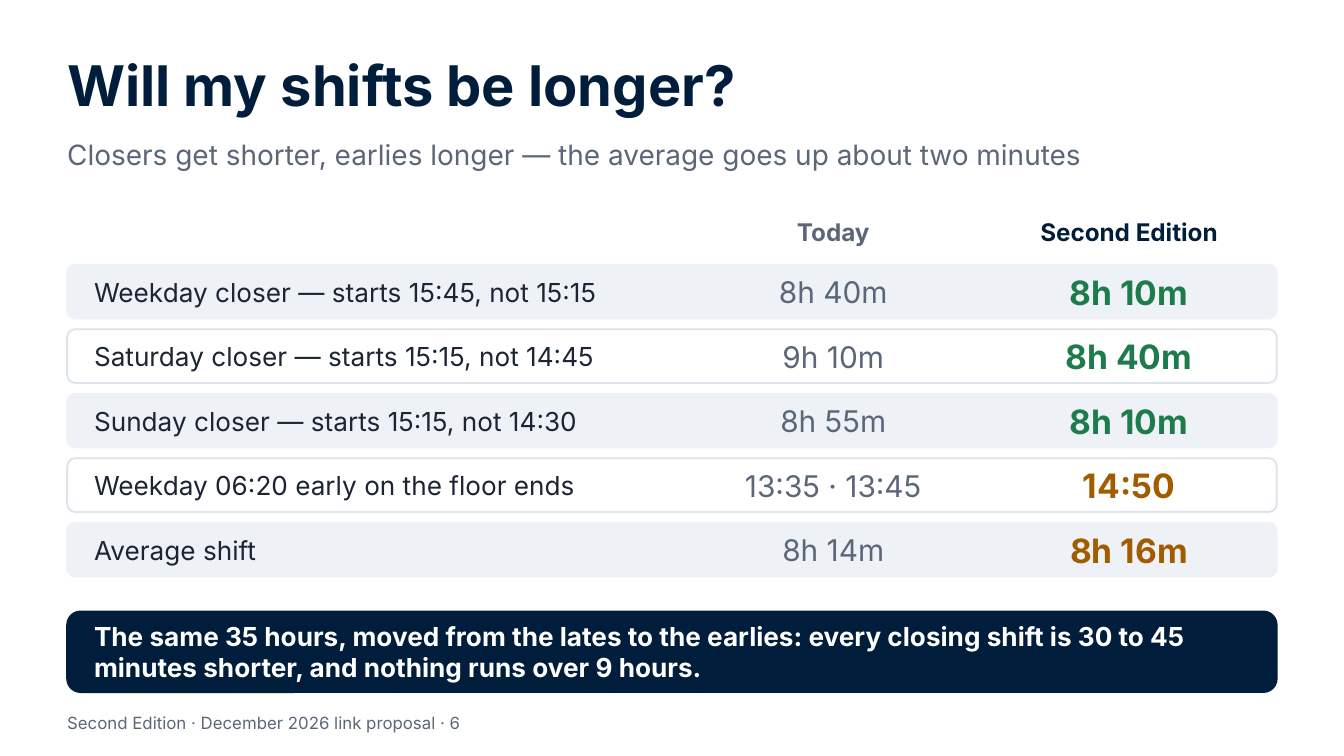
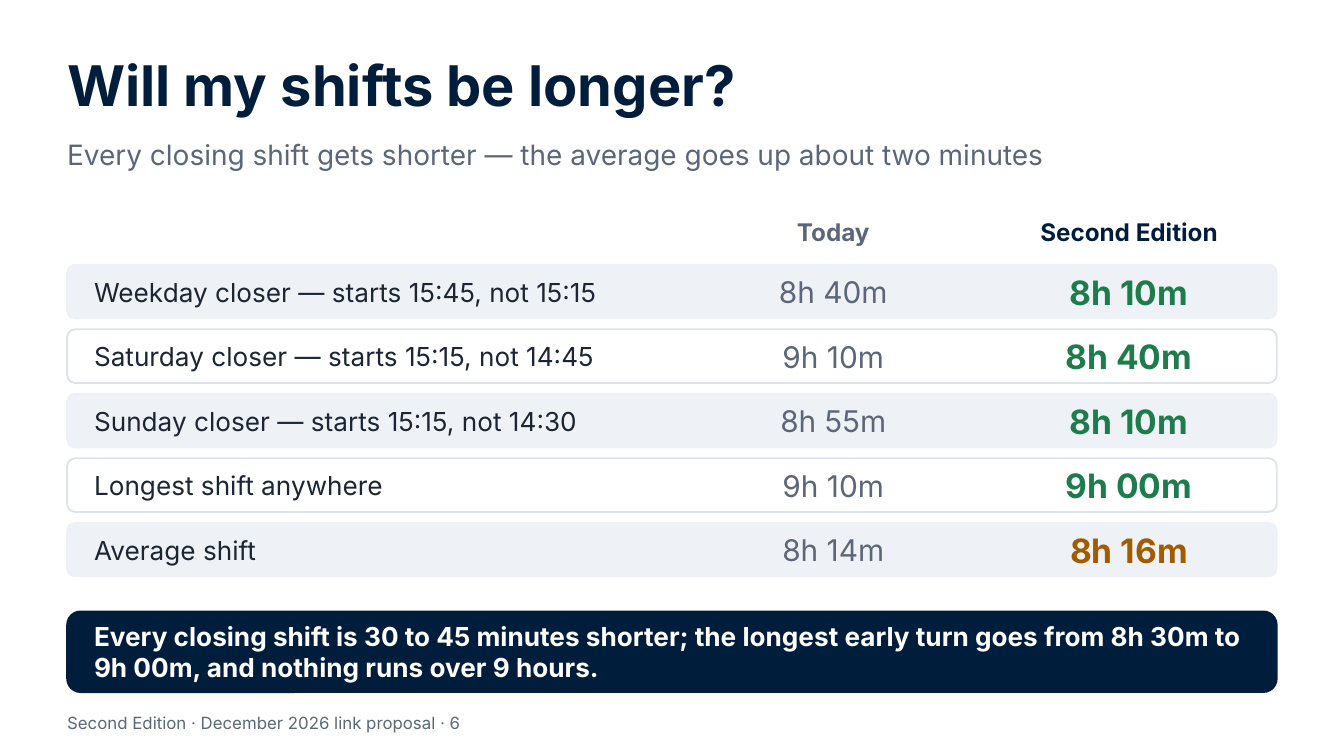
Before and after one commit to Garethdavidmiller/roster-app, a slide deck: slide 6 of docs/links-26/presentations/Second-Edition-for-colleagues.pptx. Drawn at 1344x756 pixels with LibreOffice and Linux fonts; fonts in the diff are those of the drawing. Boxes give left, top, right and bottom in pixels: in the first picture for what was removed or moved away, otherwise in the second. Text is boxed around its words. In the diff, an @@ line names an element or a change of style, - is before the commit and + after.

```diff
--- a/docs/links-26/presentations/Second-Edition-for-colleagues.pptx
+++ b/docs/links-26/presentations/Second-Edition-for-colleagues.pptx
@@ text at box(67, 143, 1043, 171): text changed @@
-Closers get shorter, earlies longer — the average goes up about two minutes
+Every closing shift gets shorter — the average goes up about two minutes
@@ text at box(94, 475, 382, 501): text changed @@
-Weekday 06:20 early on the floor ends
+Longest shift anywhere
@@ text at box(782, 475, 884, 498): text changed @@
-13:35 · 13:45
+9h 10m
@@ text at box(1066, 473, 1192, 499): text changed; text colour #A15C00 to #1E7B4B @@
-14:50
+9h 00m
@@ text at box(94, 626, 1240, 683): text changed @@
-The same 35 hours, moved from the lates to the earlies: every closing shift is 30 to 45 minutes shorter, and nothing runs over 9 hours.
+Every closing shift is 30 to 45 minutes shorter; the longest early turn goes from 8h 30m to 9h 00m, and nothing runs over 9 hours.
```
Also in this commit, not shown: 1 other slide changed, 29 other files.
